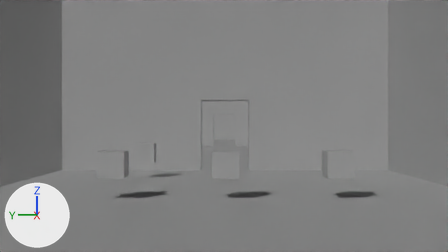
The Blender file interior_level/interior_level.blend: old version first, new version second.
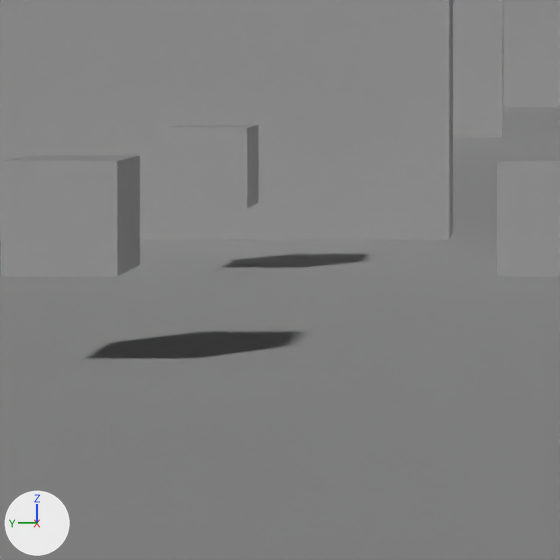
The first picture shows the older version from the file's camera 'Camera'. The close-ups show both versions on the part from 21% to 51% of the width and 45% to 97% of the height of that picture; other places that the commit changed are outside them. The axes (+X, +Y, +Z) are drawn at lower left. The lights are the same throughout.
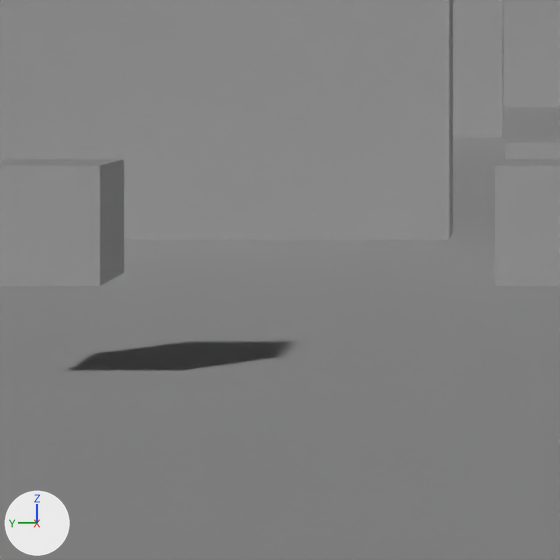
Pixel boxes [x1, y1, x2, y2] of what changed, in the close-ups (560 x 560 px):
```json
{"object": "pCube1.004", "change": "moved", "before": [2, 155, 140, 277], "after": [0, 159, 124, 286]}
{"object": "pCube1.001", "change": "moved", "before": [167, 125, 258, 208], "after": [505, 139, 560, 159]}
{"object": "pCube1.005", "change": "moved", "before": [497, 155, 560, 277], "after": [495, 159, 560, 286]}
```

Scene script edits in JSON lines:
```json
{"op": "set", "path": "ob_pcube1_005.location", "old": "(-3.5, 0.0, 1.5)", "new": "(-4.0, 0.0, 1.5)"}
{"op": "set", "path": "ob_pcube1_004.location", "old": "(-3.5, 3.0, 1.5)", "new": "(-4.0, 3.0, 1.5)"}
{"op": "set", "path": "ob_pcube1_001.location", "old": "(2.0, 3.0, 1.5)", "new": "(-1.0, 0.0, 1.5)"}
```
